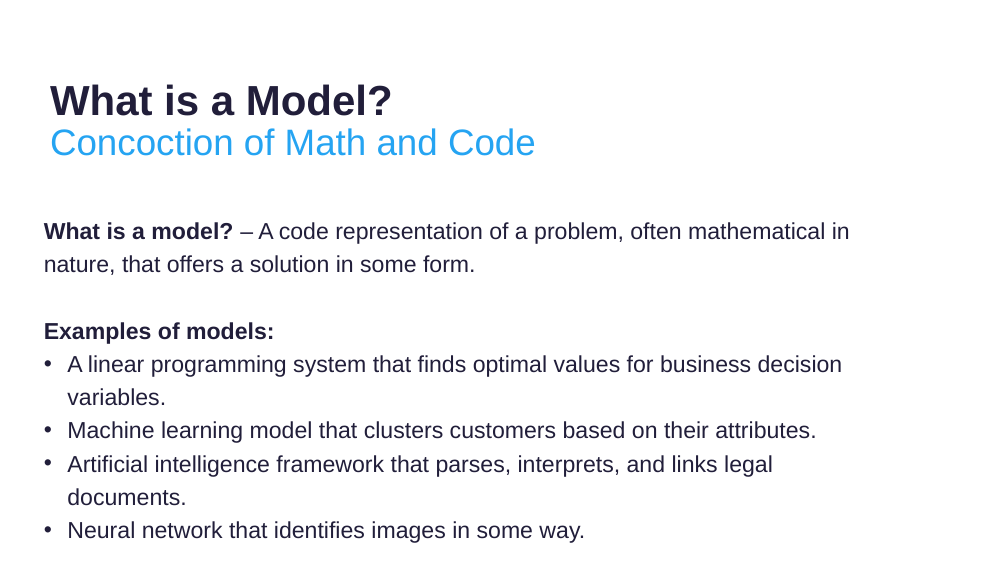
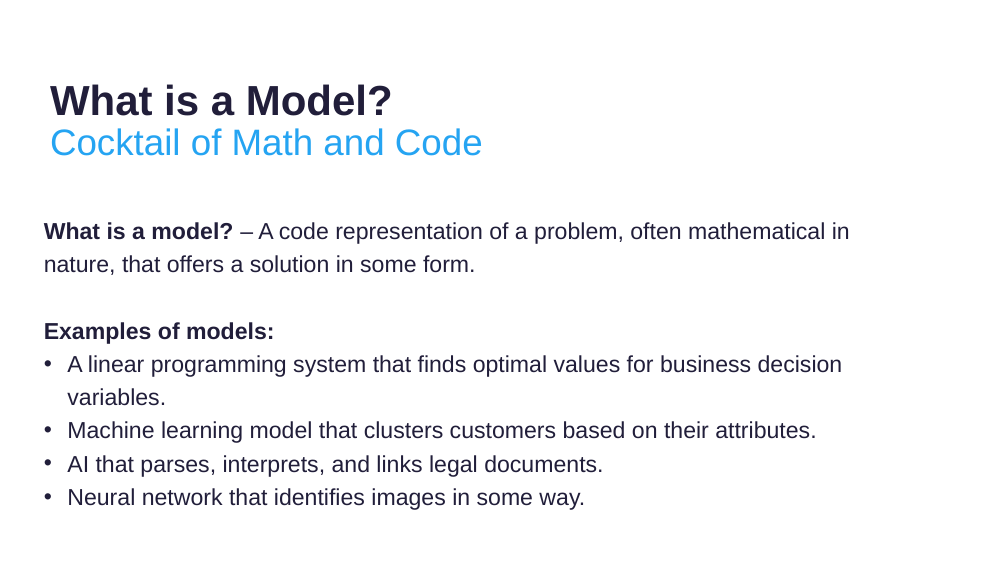
Before and after one commit to thomasnield/kotlinconf-datascience-talk, a slide deck: slide 10 of kotlin_for_data_science.pptx. Drawn at 1008x567 pixels with LibreOffice and Linux fonts; fonts in the diff are those of the drawing; background and template pictures are left out. Boxes give left, top, right and bottom in pixels: in the first picture for what was removed or moved away, otherwise in the second. Text is boxed around its words. In the diff, an @@ line names an element or a change of style, - is before the commit and + after.

```diff
--- a/kotlin_for_data_science.pptx
+++ b/kotlin_for_data_science.pptx
@@ text at bbox=[50, 128, 483, 156]: text changed @@
-Concoction of Math and Code
+Cocktail of Math and Code
@@ text at bbox=[67, 455, 603, 477]: text changed @@
-• Artificial intelligence framework that parses, interprets, and links legal documents.
+• AI that parses, interprets, and links legal documents.
```
Also in this commit, not shown: 4 other slides changed.
